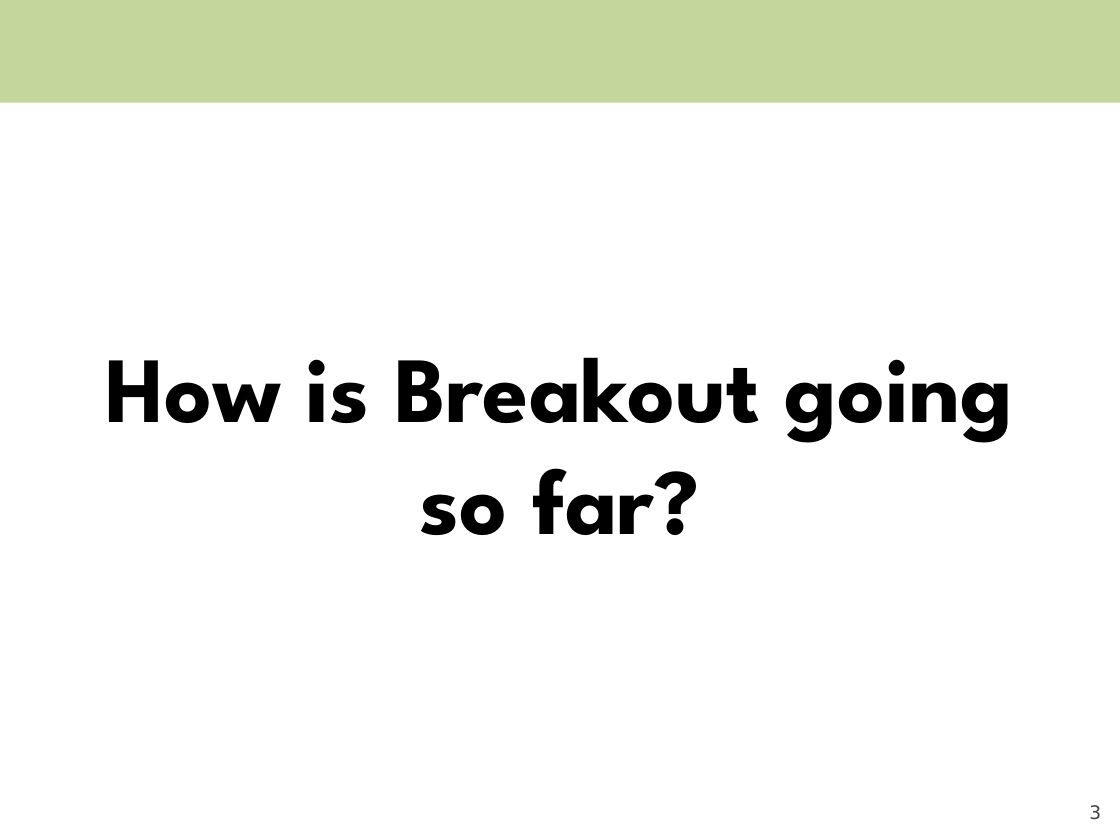
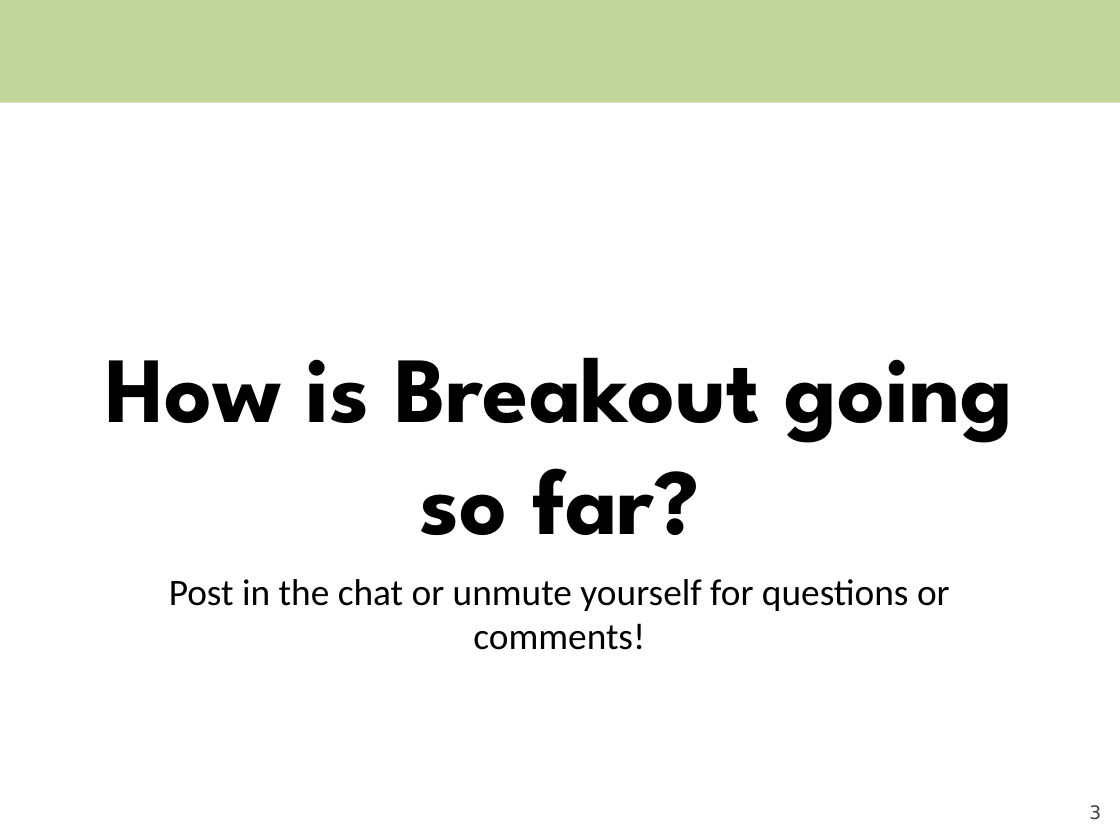
Before and after one commit to csbridge/csbridge2020, a slide deck: slide 3 of docs/slides/14-Breakout-Extra.pptx. Drawn at 1120x840 pixels with LibreOffice and Linux fonts; fonts in the diff are those of the drawing. Boxes give left, top, right and bottom in pixels: in the first picture for what was removed or moved away, otherwise in the second. Text is boxed around its words. In the diff, an @@ line names an element or a change of style, - is before the commit and + after.

Commit message:
New slides

```diff
--- a/docs/slides/14-Breakout-Extra.pptx
+++ b/docs/slides/14-Breakout-Extra.pptx
@@ text added at box(169, 579, 950, 650), 24 pt, text #000000 @@
+Post in the chat or unmute yourself for questions or comments!
```
Also in this commit, not shown: 1 other file.
